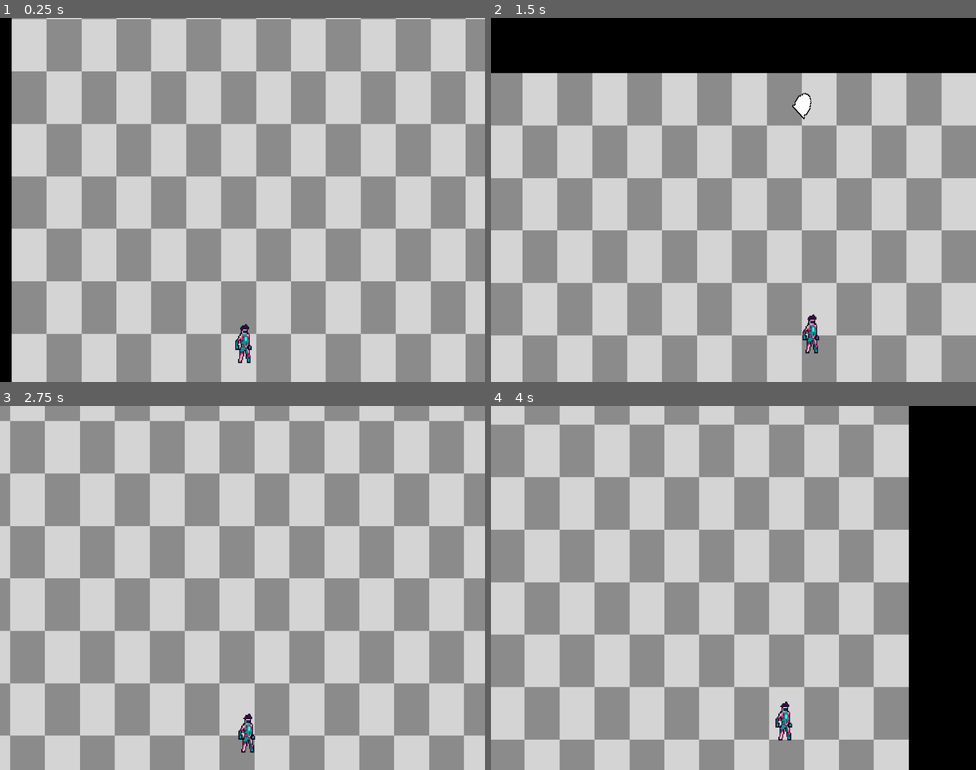
Above: before the commit, frames 1-4 (two rows, left to right).
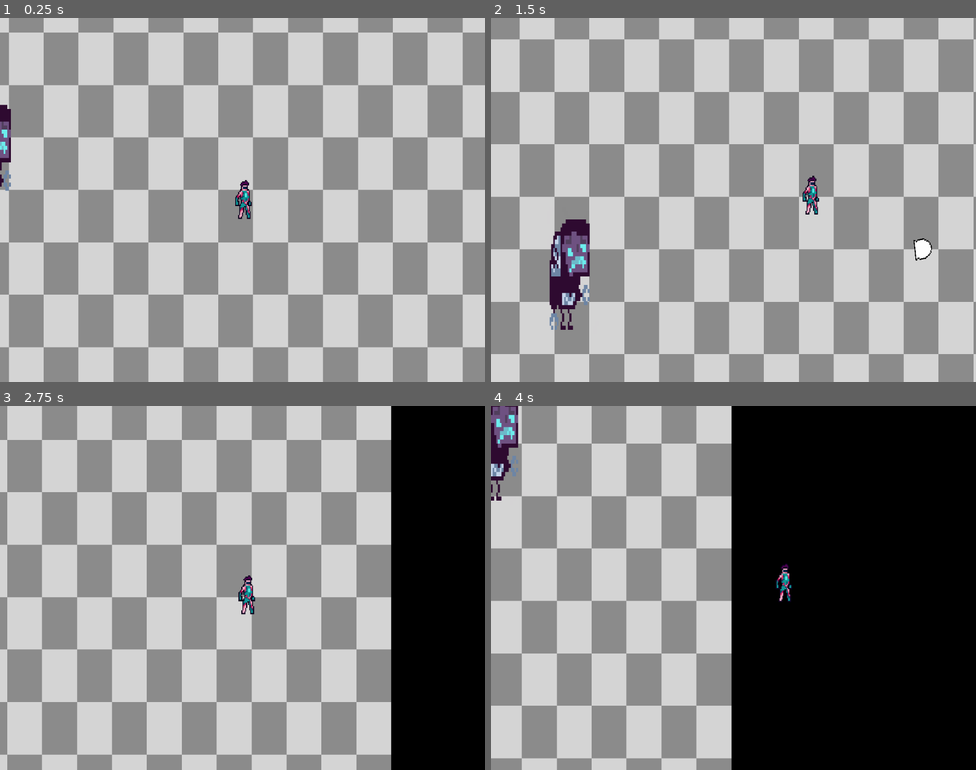
Above: after the commit, the same moments.

Repository: inukhann/AlpisteJam
Game: Godot game, scene res://scenes/map.tscn
The game is run twice, just before and just after one commit, with the same random seed, the same clock (stepped at 60 frames per second) and the same inputs.
Inputs (mouse positions are in pixels of both pictures, inside the frame that each line leads up to):
- Up to frame 1 (0.25 s): no input
- Up to frame 2 (1.5 s): move the mouse to (840, 181) at 0.52 s; hold Right (MOVE_RIGHT) from 0.53 s (still down); click (840, 181) at 0.6 s; tap Up (JUMP) at 0.77 s; move the mouse to (636, 218) at 1.27 s; tap Shift (DASH) at 1.35 s
- Up to frame 3 (2.75 s): tap Up (JUMP) at 1.52 s; click (145, 606) at 1.55 s; move the mouse to (291, 507) at 2.02 s; release Right (MOVE_RIGHT) at 2.03 s; hold Left (MOVE_LEFT) from 2.03 s (still down); hold Q (DETACH_HEAD) from 2.03 s (still down); click (291, 507) at 2.3 s
- Up to frame 4 (4 s): move the mouse to (709, 660) at 2.77 s; release Left (MOVE_LEFT) at 2.78 s; release Q (DETACH_HEAD) at 2.78 s; hold Right (MOVE_RIGHT) from 2.78 s (still down); tap Ctrl (DETACH_LEGS) at 2.85 s; tap Up (JUMP) at 3.02, 3.77 s; click (709, 660) at 3.05 s; move the mouse to (879, 642) at 3.52 s; hold E (DETACH_LIMBS) from 3.53 s (still down); click (879, 642) at 3.8 s

The runs differ from the first frame. In frame 1, 32% of the frame differs, in the area x 0-100%, y 0-100%; in frame 2, 50%; in frame 3, 51%; in frame 4, 56%, in the area x 0-87%, y 0-100%.

Commit message:
v0.14
layers fixed for walls, zombie, player and bullet, bullet stun implemented

Diff:
--- a/LimbPunk/project.godot
+++ b/LimbPunk/project.godot
@@ -24,6 +24,12 @@
 window/size/viewport_width=1200
 window/size/viewport_height=900
 window/stretch/mode="viewport"
+window/layer_6="BalaCharacter"
+window/layer_5="Botões"
+window/layer_4="FaseInimigos"
+window/layer_3="Fase"
+window/layer_2="Inimigos"
+window/layer_1="Player"
 
 [input]
 
@@ -90,11 +96,10 @@
 2d_render/layer_4="FaseInimigos"
 2d_render/layer_5="Botões"
 2d_physics/layer_1="Player"
-2d_physics/layer_2="Inimigos"
-2d_physics/layer_3="Fase"
-2d_physics/layer_4="FaseInimigos"
-2d_physics/layer_5="Botões"
-2d_physics/layer_6="BalaCharacter"
+2d_physics/layer_2="Enemies"
+2d_physics/layer_3="Walls"
+2d_physics/layer_4="Buttons"
+2d_physics/layer_5="PlayerBullet"
 
 [rendering]
 
--- a/LimbPunk/scenes/Bullet.tscn
+++ b/LimbPunk/scenes/Bullet.tscn
@@ -9,7 +9,7 @@
 
 [node name="Bullet" type="CharacterBody2D"]
 collision_layer = 32
-collision_mask = 2
+collision_mask = 0
 script = ExtResource("1_q021p")
 
 [node name="CollisionShape2D" type="CollisionShape2D" parent="."]
@@ -22,7 +22,7 @@
 texture = ExtResource("2_rtv0h")
 
 [node name="Lifetime" type="Timer" parent="."]
-wait_time = 8.0
+wait_time = 5.0
 one_shot = true
 autostart = true
 
--- a/LimbPunk/scenes/Spark.tscn
+++ b/LimbPunk/scenes/Spark.tscn
@@ -7,7 +7,7 @@
 size = Vector2(16, 15)
 
 [node name="Spark" type="CharacterBody2D"]
-collision_mask = 2
+collision_mask = 6
 script = ExtResource("1_35il2")
 
 [node name="CollisionShape2D" type="CollisionShape2D" parent="."]
@@ -20,7 +20,6 @@
 texture = ExtResource("2_wh6vt")
 
 [node name="Camera2D" type="Camera2D" parent="."]
-offset = Vector2(0, -107)
 zoom = Vector2(2.4, 3.202)
 position_smoothing_enabled = true
 
--- a/LimbPunk/scenes/cyber_zumbi.tscn
+++ b/LimbPunk/scenes/cyber_zumbi.tscn
@@ -7,8 +7,8 @@
 size = Vector2(42, 85)
 
 [node name="CyberZumbi" type="CharacterBody2D"]
-collision_layer = 4
-collision_mask = 10
+collision_layer = 2
+collision_mask = 4
 script = ExtResource("1_om1e7")
 
 [node name="Sprite2D" type="Sprite2D" parent="."]
@@ -19,14 +19,15 @@
 [node name="RayCast2D" type="RayCast2D" parent="."]
 position = Vector2(7, 0)
 target_position = Vector2(26, 1)
-collision_mask = 10
+collision_mask = 4
 
 [node name="Hitbox_raycast" type="CollisionShape2D" parent="."]
 position = Vector2(9.5, 19)
 shape = SubResource("RectangleShape2D_0b32q")
 
 [node name="Area2D" type="Area2D" parent="."]
-collision_layer = 5
+collision_layer = 0
+collision_mask = 33
 
 [node name="hitbox_dead" type="CollisionShape2D" parent="Area2D"]
 position = Vector2(9, 19)
@@ -37,3 +38,4 @@
 one_shot = true
 
 [connection signal="body_entered" from="Area2D" to="." method="_on_area_2d_body_entered"]
+[connection signal="timeout" from="Stun_timer" to="." method="_on_stun_timer_timeout"]
--- a/LimbPunk/scenes/estruturas.tscn
+++ b/LimbPunk/scenes/estruturas.tscn
@@ -8,8 +8,8 @@
 [node name="Estruturas" type="StaticBody2D"]
 position = Vector2(417, 347)
 scale = Vector2(0.5, 0.5)
-collision_layer = 2
-collision_mask = 2
+collision_layer = 4
+collision_mask = 19
 metadata/_edit_group_ = true
 
 [node name="Sprite2D" type="Sprite2D" parent="."]
--- a/LimbPunk/scenes/fase_1.tscn
+++ b/LimbPunk/scenes/fase_1.tscn
@@ -88,6 +88,7 @@
 [node name="lixo2" parent="." instance=ExtResource("1_3irow")]
 position = Vector2(1053, 886)
 scale = Vector2(1.4, 1.4)
+collision_layer = 8
 
 [node name="Estruturas8" parent="." instance=ExtResource("3_qd43g")]
 position = Vector2(4156, 670)
@@ -103,10 +104,6 @@
 [node name="CollisionShape2D" type="CollisionShape2D" parent="final_1"]
 position = Vector2(4317.5, 359)
 shape = SubResource("RectangleShape2D_17iyf")
-
-[node name="CyberZumbi" parent="." instance=ExtResource("6_wyetp")]
-position = Vector2(1673, 848)
-scale = Vector2(0.8, 0.8)
 
 [node name="Estruturas10" parent="." instance=ExtResource("3_qd43g")]
 visible = false
@@ -127,6 +124,7 @@
 [node name="Estruturas13" parent="." instance=ExtResource("3_qd43g")]
 position = Vector2(1696, 1024)
 scale = Vector2(14, 0.5)
+collision_mask = 0
 
 [node name="Estruturas7" parent="." instance=ExtResource("3_qd43g")]
 position = Vector2(2734, 808)
@@ -221,7 +219,11 @@
 texture = ExtResource("8_pam5r")
 
 [node name="CyberZumbi2" parent="." instance=ExtResource("6_wyetp")]
-position = Vector2(2559, 664)
+position = Vector2(2602, 655)
+scale = Vector2(0.8, 0.8)
+
+[node name="CyberZumbi" parent="." instance=ExtResource("6_wyetp")]
+position = Vector2(1706, 839)
 scale = Vector2(0.8, 0.8)
 
 [node name="lixo3" parent="." instance=ExtResource("1_3irow")]
--- a/LimbPunk/scenes/map.tscn
+++ b/LimbPunk/scenes/map.tscn
@@ -1,7 +1,8 @@
-[gd_scene load_steps=4 format=3 uid="uid://dixdibb3jpbi5"]
+[gd_scene load_steps=5 format=3 uid="uid://dixdibb3jpbi5"]
 
 [ext_resource type="Texture2D" uid="uid://f4rm8jhpbwuv" path="res://sprites/test_tile.png" id="1_reajk"]
 [ext_resource type="PackedScene" uid="uid://deaj2dwrifxw5" path="res://scenes/Spark.tscn" id="2_td07o"]
+[ext_resource type="PackedScene" uid="uid://d3eq82joidhug" path="res://scenes/cyber_zumbi.tscn" id="3_xond1"]
 
 [sub_resource type="RectangleShape2D" id="RectangleShape2D_yfpq0"]
 size = Vector2(356, 20)
@@ -18,11 +19,15 @@
 texture = ExtResource("1_reajk")
 
 [node name="Spark" parent="." instance=ExtResource("2_td07o")]
-position = Vector2(238, 282)
+position = Vector2(421, 290)
+
+[node name="CyberZumbi" parent="." instance=ExtResource("3_xond1")]
+position = Vector2(118, 240)
 
 [node name="StaticBody2D" type="StaticBody2D" parent="."]
 position = Vector2(152, 316)
-collision_layer = 2
+collision_layer = 4
+collision_mask = 19
 metadata/_edit_group_ = true
 
 [node name="CollisionShape2D" type="CollisionShape2D" parent="StaticBody2D"]
--- a/LimbPunk/scripts/CyberZumbi.gd
+++ b/LimbPunk/scripts/CyberZumbi.gd
@@ -3,11 +3,11 @@
 
 var speed = 200
 var move_direction = 1
-var gravity = 3000
+var gravity = 10
 @onready var can_attack = true
 
 # Called every frame. 'delta' is the elapsed time since the previous frame.
-func _process(_delta):
+func _physics_process(_delta):
 	velocity.x = speed * move_direction
 	velocity.y = gravity
 
@@ -21,13 +21,17 @@
 		$RayCast2D.scale.x *= -1
 
 	velocity.normalized()
+	if !can_attack:
+		velocity = Vector2.ZERO
 
-	if can_attack:
-		move_and_slide()
-
+	move_and_slide()
 
 func _on_area_2d_body_entered(body):
-	if body.get_path() == "res://scenes/Spark.tscn" and can_attack:
+	if body.get_scene_file_path() == "res://scenes/Spark.tscn" and can_attack:
 		body.gameover()
-	elif body.get_path() == "res://scenes/Bullet.tscn":
+	elif body.get_scene_file_path() == "res://scenes/Bullet.tscn":
 		can_attack = false
+		$Stun_timer.start()
+
+func _on_stun_timer_timeout():
+	can_attack = true
--- a/LimbPunk/scripts/spark.gd
+++ b/LimbPunk/scripts/spark.gd
@@ -50,7 +50,6 @@
 		if char_state != Status.LIMBLESS and char_state != Status.BODYLESS:
 			if Input.is_action_pressed("MOVE_RIGHT"):
 				velocity.x = (velocity_mod_x * BASE_VELOCITY_X)
-				print("uá")
 			elif Input.is_action_pressed("MOVE_LEFT"):
 				velocity.x = (velocity_mod_x * -BASE_VELOCITY_X)
 			else:
@@ -97,6 +96,8 @@
 		get_parent().add_child(fired)
 		if fired.has_method("change_target"):
 			fired.change_target(get_global_mouse_position(), self.global_position)
+		can_shoot = false
+		$Bullet_cooldown.start()
 
 func detach_arms():
 	if char_state == Status.NORMAL or char_state == Status.LEGLESS:
